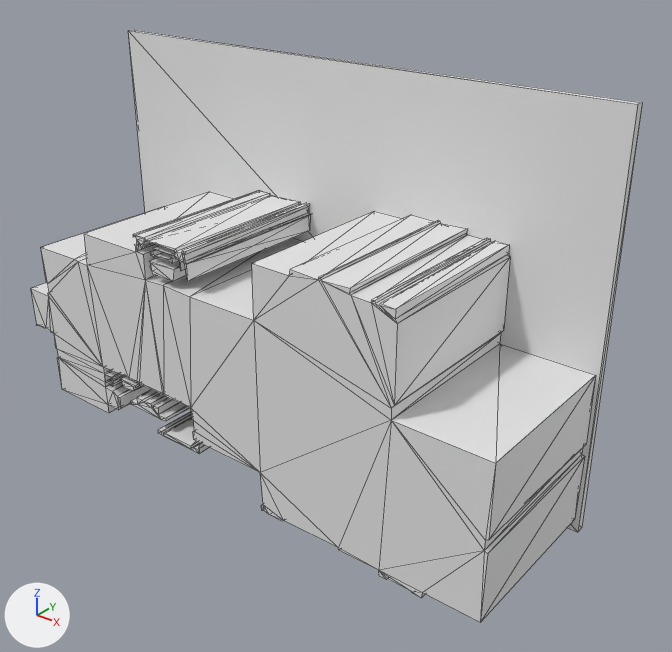
An edit to the glTF model version one/out_3d/45_20.glb, drawn before and after from the same camera.
Both versions are drawn from a 50 mm camera at (14.83, -12.26, 9.73) aimed at (6.01, -1.23, 2.9). The axes (+X, +Y, +Z) are drawn at lower left. The lights are the same throughout. Mesh edges are drawn as thin lines. Where no turn or scale is listed for an object, it has been applied to the vertices. Vertices at the same position are counted once.

In view in the first picture: 'geometry_0'.
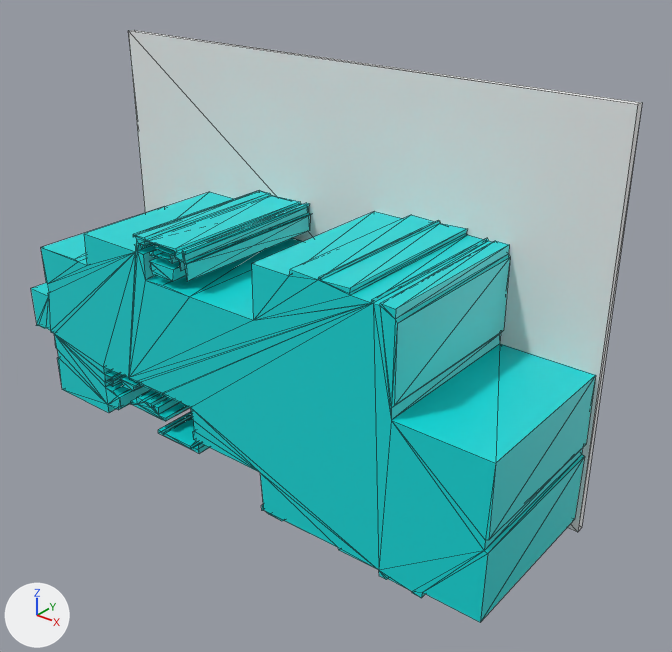
Boxes (x1, y1, x2, y2) around the edits, measured in the pictures (672 x 652 px; the box of a moved part takes in the faces that stretch with it):
part 1 of me_geometry_0, moved or reshaped: (31, 235, 492, 622) in both
part 2 of me_geometry_0, recoloured: (31, 31, 608, 622) in both

The change, as a list of edits to the scene's bpy script:
```text
Add mat_defaultmaterial:
    mat_defaultmaterial = bpy.data.materials.new('DefaultMaterial')
    mat_defaultmaterial.use_nodes = True; mat_defaultmaterial.node_tree.nodes.clear()
    _N = mat_defaultmaterial.node_tree.nodes; _L = mat_defaultmaterial.node_tree.links
    n0 = _N.new('ShaderNodeOutputMaterial'); n0.name = 'Material Output'
    n1 = _N.new('ShaderNodeBsdfPrincipled'); n1.name = 'Principled BSDF'
    n2 = _N.new('ShaderNodeVertexColor'); n2.name = 'Color Attribute'
    _L.new(n1.outputs[0], n0.inputs[0])  # 'BSDF' to 'Surface'
    _L.new(n2.outputs[0], n1.inputs[0])  # 'Color' to 'Base Color'
Change me_geometry_0:
    used by ob_geometry_0; location = (0.0, 0.0, 0.0)
    remove me_geometry_0.from_pydata(...)  # 436 vertices, 848 faces; spans x 0.0..10.23, y -3.15..0.0, z 0.0..7.0
    add me_geometry_0.from_pydata(...)  # 434 vertices, 844 faces; spans x 0.0..10.23, y -3.15..0.0, z 0.0..7.0
    me_geometry_0 part 1
    4 vertices are removed from x 8.2..8.21, y -3.15..-0.15, z 4.61..4.65
    264 faces are deleted
    2 vertices are added at (8.18, -0.15, 4.61), (8.18, -3.15, 4.61)
    260 new faces join them
    me_geometry_0 part 2: 584 faces spanning x 0.0..10.23, y -3.15..0.0, z 0.0..7.0 switch from no material to mat_defaultmaterial
```
